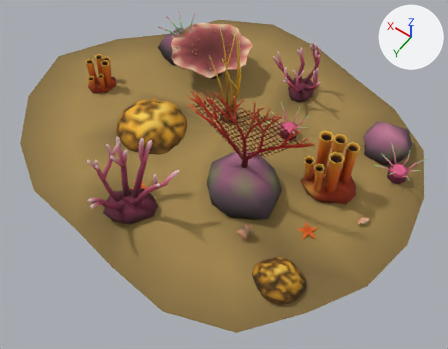
Before and after pictures for a commit that changed the glTF model public/assets/world/coral_bed_a/model.glb.
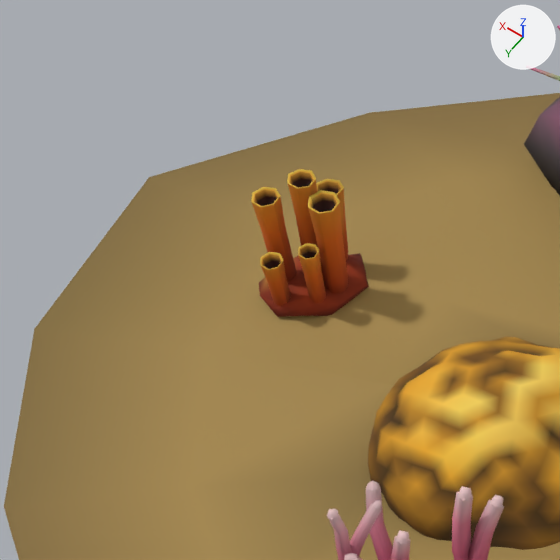
Old and new are each drawn whole from a camera (50 mm lens) standing at (-3.58, 5.06, 7.17) and looking at (-0.42, 0.63, 0.2) and again close up on the part from 4% to 37% of the width and 3% to 45% of the height. The axes (+X, +Y, +Z) are drawn at upper right. The lights are the same throughout. The older version's two pictures come first. Where no turn or scale is listed for an object, it has been applied to the vertices. Vertices at exactly the same position are counted once.

Names of what the first close-up shows: 'coral_bed_a_body'.
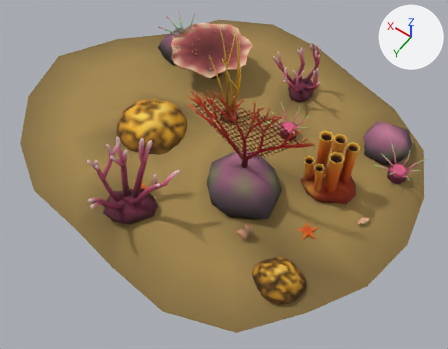
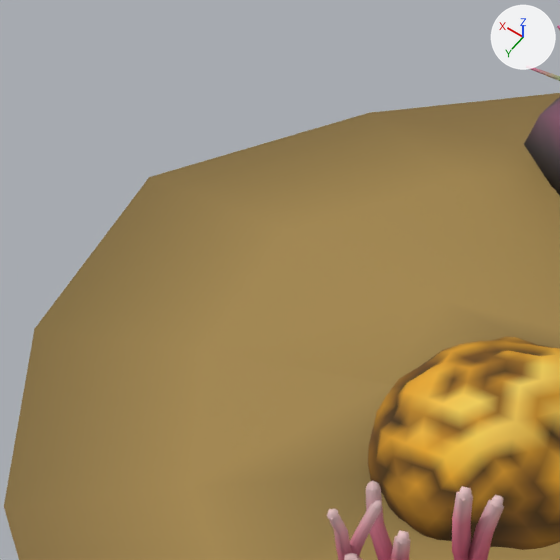
Changed parts and their boxes (x1, y1, x2, y2) in the close-ups (560 x 560 px):
part 1 of me_coral_bed_a_body, deleted (brown)
    before: (251, 169, 369, 317)

The change in detail:
me_coral_bed_a_body is used by ob_coral_bed_a_body; location (0.273, -0.099, 0.981).
me_coral_bed_a_body had 4651 vertices, 8222 faces and spanned x -3.29..3.29, y -2.79..2.79, z -1.06..1.06.
me_coral_bed_a_body now has 4309 vertices, 7566 faces and spans x -3.29..3.29, y -2.79..2.79, z -1.06..1.06.
me_coral_bed_a_body part 1: 7 loose pieces with 342 vertices, spanning x 1.82..2.25, y 0.05..0.55, z -0.96..-0.28, are deleted.
